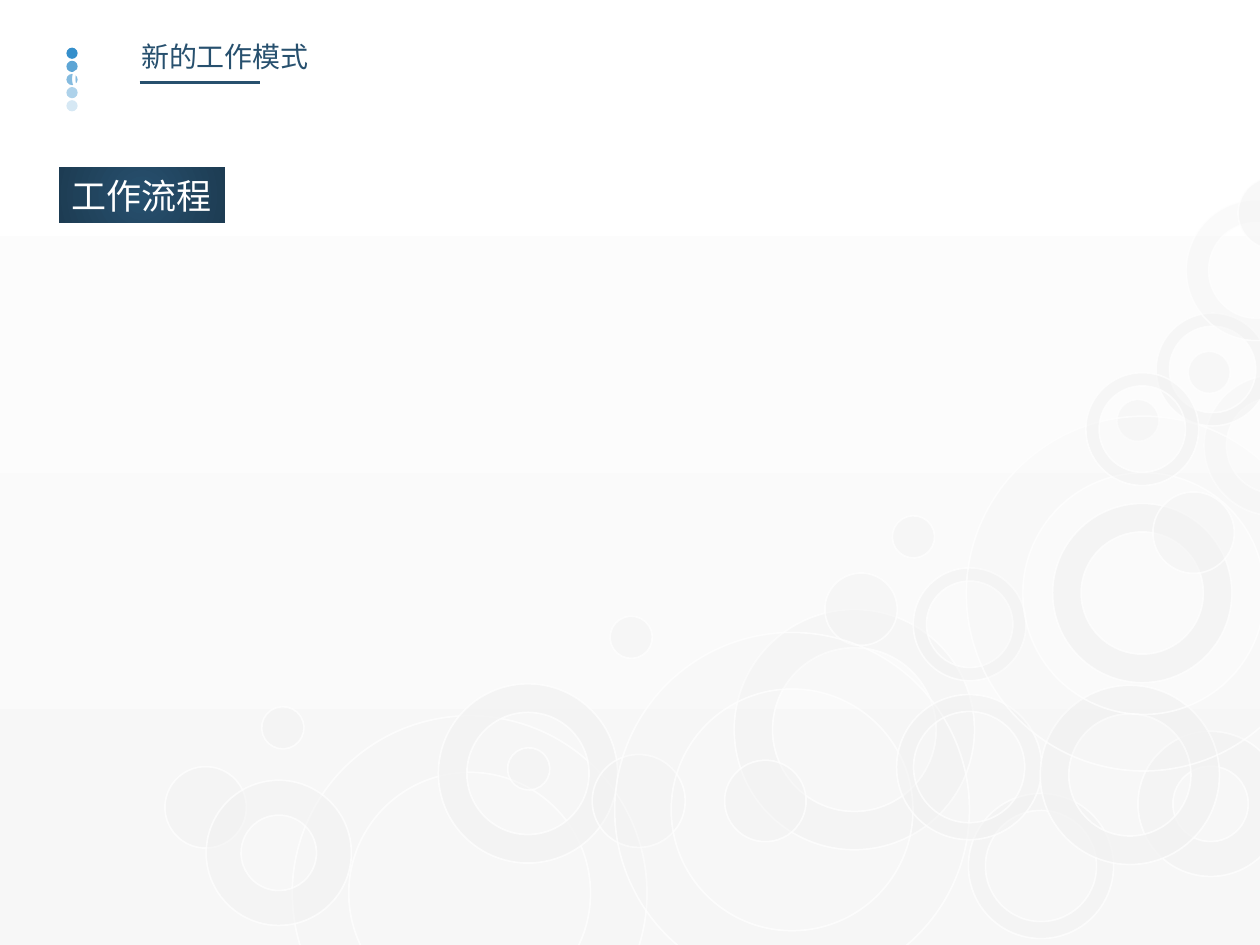
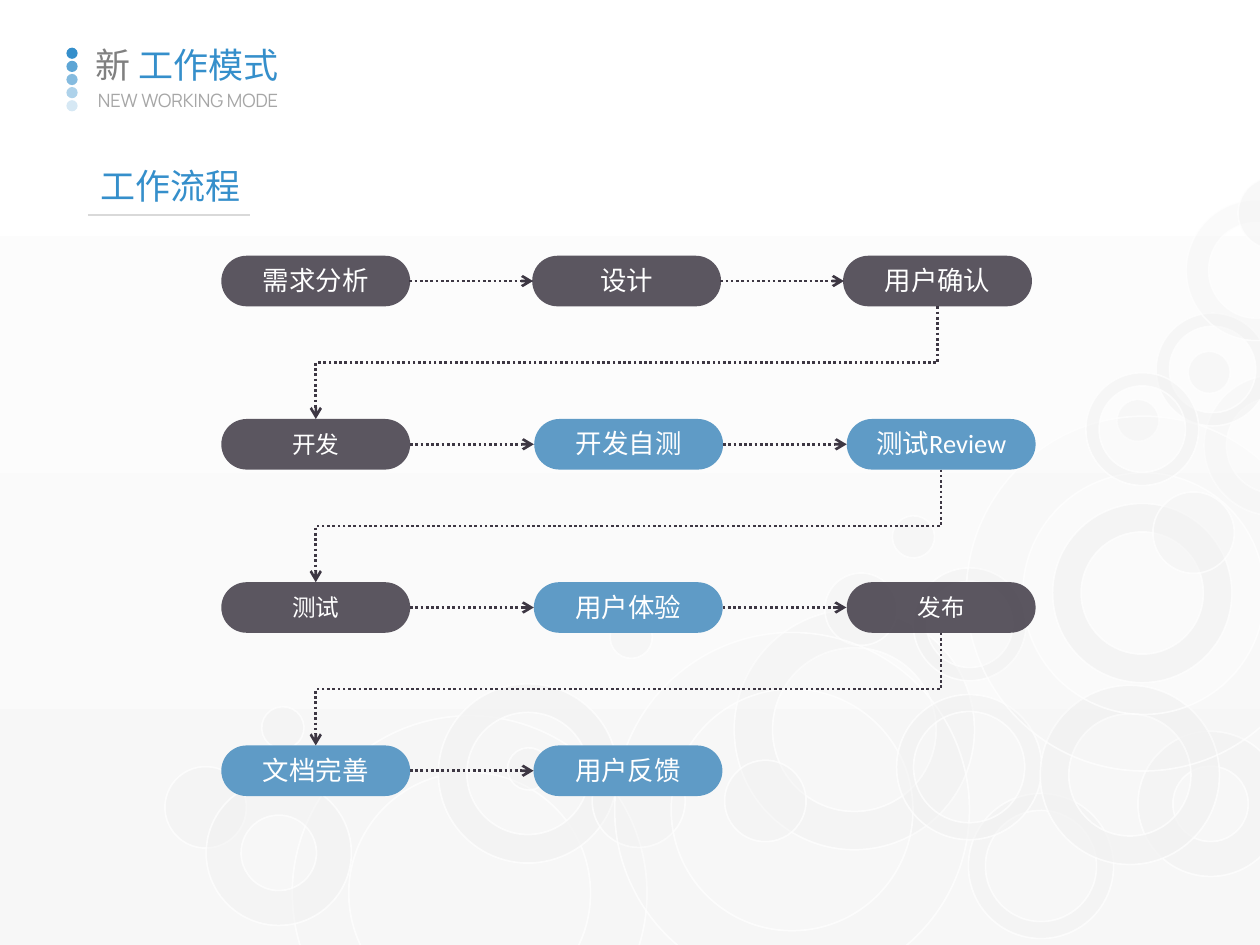
Before and after one commit to watermoonlx/presentation, a slide deck: slide 19 of [PO]PR Approval Control Panel.pptx (slide 18 before the commit). Drawn at 1260x945 pixels with LibreOffice and Linux fonts; fonts in the diff are those of the drawing. Boxes give left, top, right and bottom in pixels: in the first picture for what was removed or moved away, otherwise in the second. Text is boxed around its words. In the diff, an @@ line names an element or a change of style, - is before the commit and + after.

```diff
--- a/[PO]PR Approval Control Panel.pptx
+++ b/[PO]PR Approval Control Panel.pptx
@@ text at bbox=[95, 48, 278, 81]: text changed; size 16 to 20 pt; text colour #27506E to #358FCB @@
-新的工作模式
+新 工作模式
@@ text removed at bbox=[71, 63, 100, 94] @@
-03
@@ line removed from (140, 83) to (260, 83) @@
@@ text added at bbox=[98, 93, 278, 107], 10.5 pt, text #A6A6A6 @@
+NEW WORKING MODE
@@ text "工作流程": place and size @@
-text "工作流程" at bbox=[59, 168, 226, 223]
+text "工作流程" at bbox=[100, 169, 240, 202]
@@ text "工作流程" at bbox=[100, 169, 240, 202]: font Calibri to Noto Sans CJK SC, text colour #FFFFFF to #358FCB; vertical alignment middle to top; fill gradient #27506E to #1D3C52 to none @@
@@ line added from (88, 215) to (249, 215), #D9D9D9 1.5 pt @@
@@ group added at bbox=[222, 256, 1032, 306]: 3 rounded rectangles, 3 texts, 2 arrows @@
+需求分析
+设计
+用户确认
@@ elbow arrow added from (937, 306) to (316, 420), #3D3743 1.5 pt dashed @@
@@ group added at bbox=[222, 420, 1036, 470]: 3 rounded rectangles, 2 rectangles, 2 arrows @@
+开发自测
+开发
+测试Review
@@ elbow arrow added from (941, 470) to (316, 582), #3D3743 1.5 pt dashed @@
@@ group added at bbox=[222, 582, 1036, 633]: 3 rounded rectangles, 2 arrows, 1 rectangle @@
+测试
+用户体验
+发布
@@ elbow arrow added from (941, 633) to (316, 746), #3D3743 1.5 pt dashed @@
@@ group added at bbox=[222, 746, 722, 796]: 2 rounded rectangles, 2 rectangles, 1 arrow @@
+文档完善
+用户反馈
```
Also in this commit, not shown: 14 other slides changed, 12 slides added, 26 slides removed, 14 other files.
